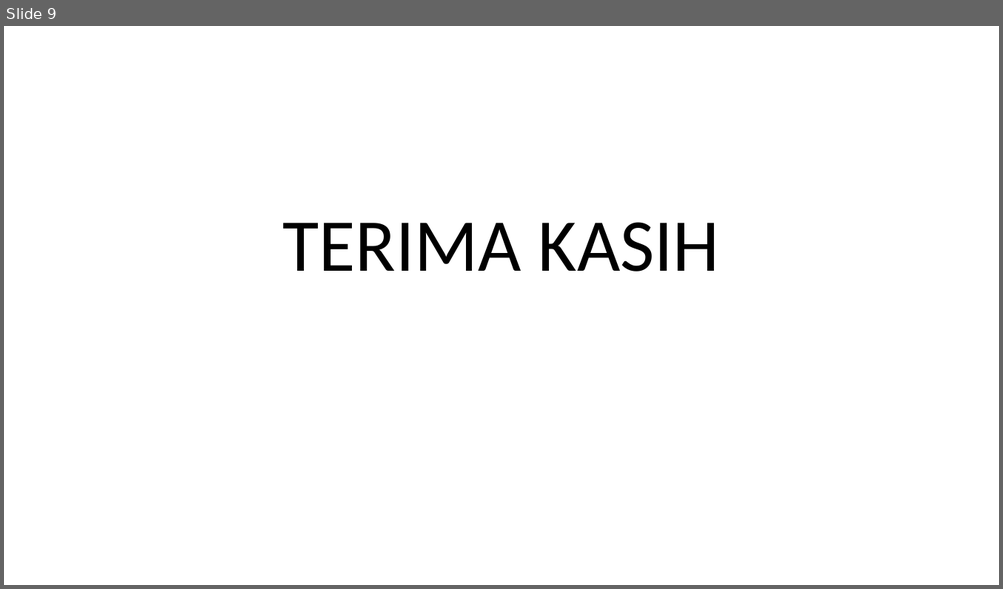
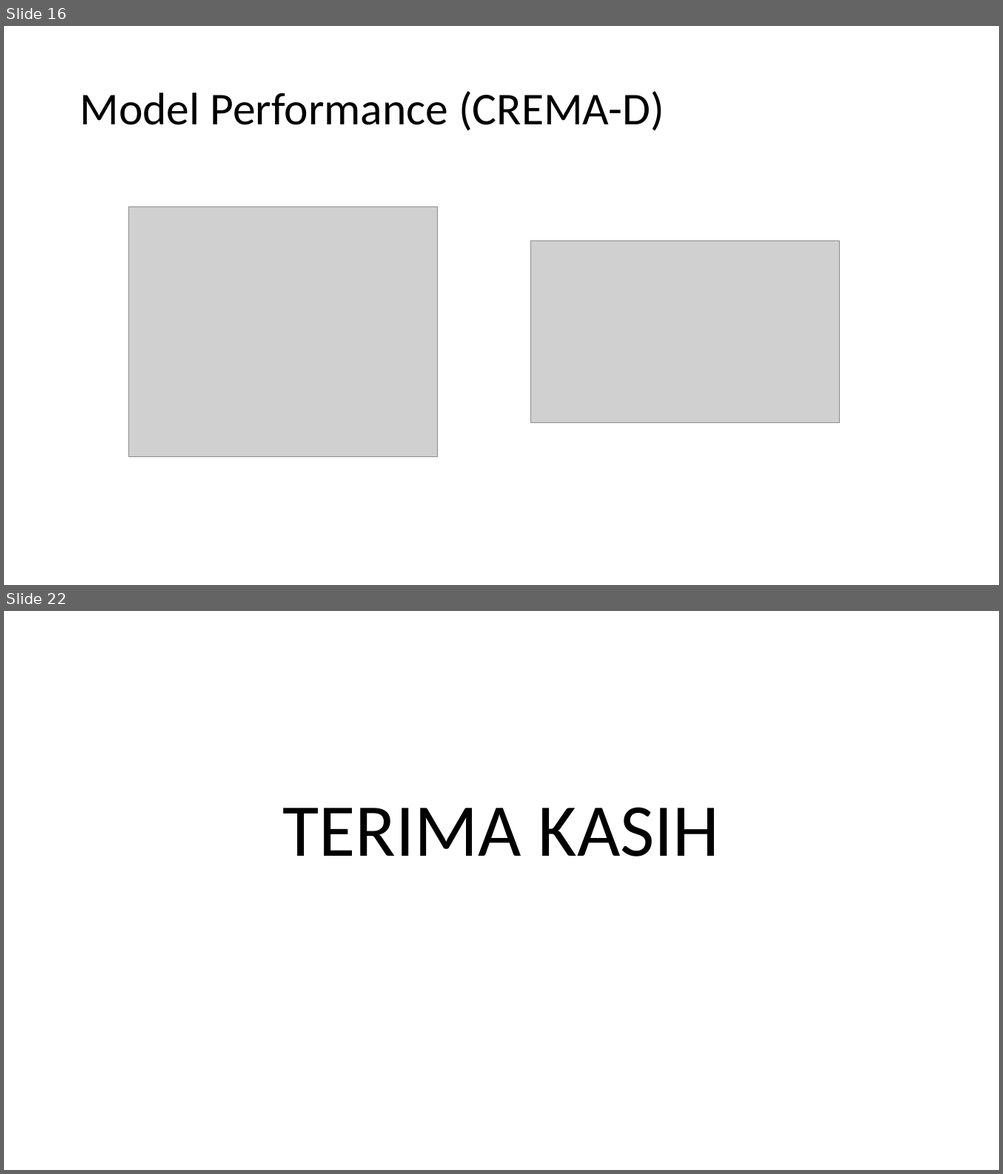
Before and after one commit to satria-ui/TugasAkhir2023, a slide deck: Template presentasi TA.pptx. Shown one above the other, each under a label of ours: slide 9 before the commit, slides 16 and 22 after it; the slides between them are not shown. The pictures are 1003x589 and 1003x1174 pixels, drawn with LibreOffice and Linux fonts; fonts in the diff are those of the drawing; grey boxes stand for pictures; background and template pictures are left out. Boxes give left, top, right and bottom in pixels: in the first picture for what was removed or moved away, otherwise in the second. Text is boxed around its words. In the diff, an @@ line names an element or a change of style, - is before the commit and + after.

```diff
--- a/Template presentasi TA.pptx
+++ b/Template presentasi TA.pptx
@@ slide 16 added at <box>4,26,999,585</box>, background picture (left out) @@
@@ title added at <box>79,91,664,131</box>, 44 pt, text #000000 @@
+Model Performance (CREMA-D)
@@ picture added at <box>128,207,437,457</box> @@
@@ picture added at <box>531,241,839,423</box> @@
@@ what was slide 9 is now slide 22 @@
```
Also in this commit, not shown: 1 slide changed, 18 other slides added, 6 slides removed, 1 other file.
